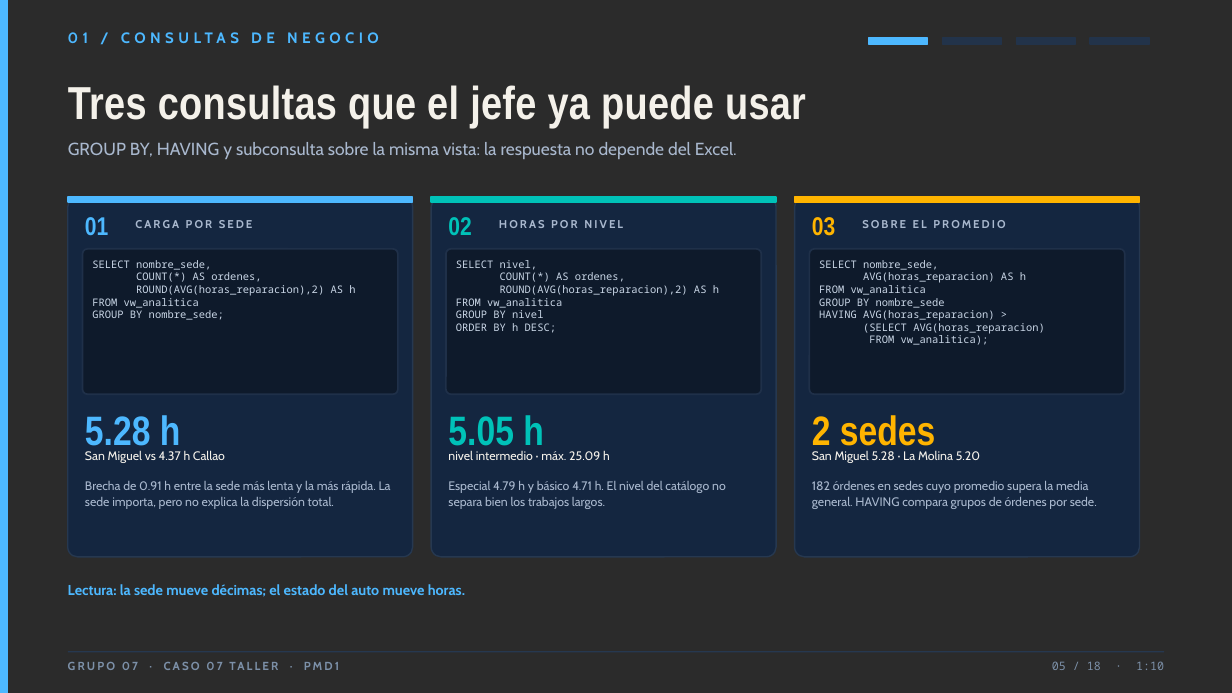
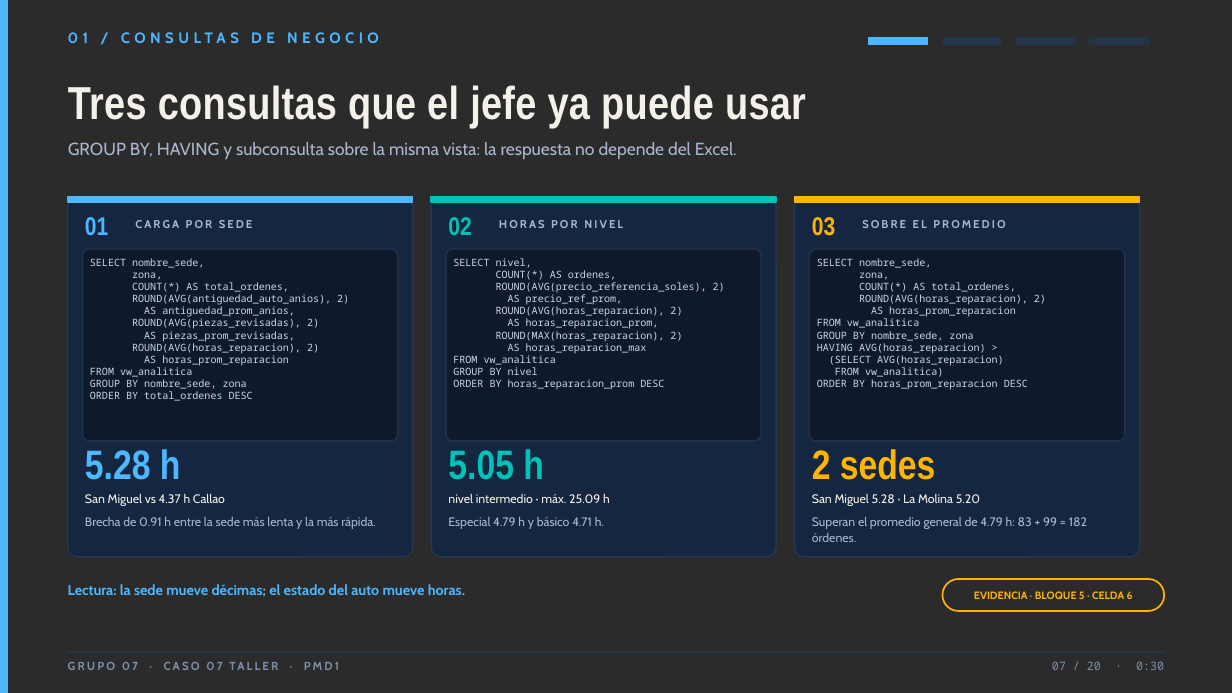
Before and after one commit to erickparionayauricasa6/TRABAJO_FUNDAMENTOS, a slide deck: slide 7 of PMD1_Semana08_Grupo07_Caso07_Taller_Presentacion.pptx (slide 5 before the commit). Drawn at 1232x693 pixels with LibreOffice and Linux fonts; fonts in the diff are those of the drawing; background and template pictures are left out; a plain dark background stands for a picture behind light text. Boxes give left, top, right and bottom in pixels: in the first picture for what was removed or moved away, otherwise in the second. Text is boxed around its words. In the diff, an @@ line names an element or a change of style, - is before the commit and + after.

Commit message:
Deja una sola presentacion: version v2 con el nombre original

```diff
--- a/PMD1_Semana08_Grupo07_Caso07_Taller_Presentacion.pptx
+++ b/PMD1_Semana08_Grupo07_Caso07_Taller_Presentacion.pptx
@@ rounded rectangle: place and size @@
-rounded rectangle at bbox=[83, 249, 398, 394]
+rounded rectangle at bbox=[83, 249, 398, 441]
@@ text at bbox=[90, 258, 204, 377]: size 6.1 to 5.9 pt in "SELECT nombre_sede,", "FROM vw_analitica"; line spacing 7.4pt to 1 @@
@@ rounded rectangle: place and size @@
-rounded rectangle at bbox=[446, 249, 761, 394]
+rounded rectangle at bbox=[446, 249, 761, 441]
@@ text at bbox=[453, 258, 616, 375]: size 6.1 to 5.9 pt in "SELECT nivel,", "COUNT(*) AS ordenes,", "FROM vw_analitica", "GROUP BY nivel"; line spacing 7.4pt to 1 @@
@@ rounded rectangle: place and size @@
-rounded rectangle at bbox=[809, 249, 1125, 394]
+rounded rectangle at bbox=[809, 249, 1125, 441]
@@ text at bbox=[817, 258, 1004, 366]: size 6.1 to 5.9 pt in "SELECT nombre_sede,", "FROM vw_analitica", "HAVING AVG(horas_reparacion) >", "(SELECT AVG(horas_reparacion)"; line spacing 7.4pt to 1 @@
@@ text at bbox=[132, 272, 349, 366]: text changed; size 6.1 to 5.9 pt @@
-COUNT(*) AS ordenes,
-ROUND(AVG(horas_reparacion),2) AS h
+zona,
+COUNT(*) AS total_ordenes,
+ROUND(AVG(antiguedad_auto_anios), 2)
+AS antiguedad_prom_anios,
+ROUND(AVG(piezas_revisadas), 2)
+AS piezas_prom_revisadas,
+ROUND(AVG(horas_reparacion), 2)
+AS horas_prom_reparacion
@@ text at bbox=[496, 282, 725, 353]: text changed; size 6.1 to 5.9 pt @@
-ROUND(AVG(horas_reparacion),2) AS h
+ROUND(AVG(precio_referencia_soles), 2)
+AS precio_ref_prom,
+ROUND(AVG(horas_reparacion), 2)
+AS horas_reparacion_prom,
+ROUND(MAX(horas_reparacion), 2)
+AS horas_reparacion_max
@@ text at bbox=[859, 272, 1046, 317]: text changed; size 6.1 to 5.9 pt @@
-AVG(horas_reparacion) AS h
+zona,
+COUNT(*) AS total_ordenes,
+ROUND(AVG(horas_reparacion), 2)
+AS horas_prom_reparacion
@@ text at bbox=[817, 331, 973, 341]: text changed; size 6.1 to 5.9 pt @@
-GROUP BY nombre_sede
+GROUP BY nombre_sede, zona
@@ text at bbox=[90, 379, 253, 401]: text changed; size 6.1 to 5.9 pt @@
-GROUP BY nombre_sede;
+GROUP BY nombre_sede, zona
+ORDER BY total_ordenes DESC
@@ text at bbox=[453, 379, 664, 390]: text changed; size 6.1 to 5.9 pt @@
-ORDER BY h DESC;
+ORDER BY horas_reparacion_prom DESC
@@ text at bbox=[817, 367, 1028, 390]: text changed; size 6.1 to 5.9 pt @@
-FROM vw_analitica);
+FROM vw_analitica)
+ORDER BY horas_prom_reparacion DESC
@@ 3 texts: place and size @@
-3 texts at bbox=[85, 415, 935, 452]
+3 texts at bbox=[85, 449, 935, 480]
@@ 3 texts: place and size @@
-3 texts at bbox=[85, 450, 980, 463]
+3 texts at bbox=[85, 493, 980, 506]
@@ text at bbox=[85, 517, 375, 529]: text changed @@
-Brecha de 0.91 h entre la sede más lenta y la más rápida. La sede importa, pero no explica la dispersión total.
+Brecha de 0.91 h entre la sede más lenta y la más rápida.
@@ text at bbox=[448, 517, 604, 529]: text changed @@
-Especial 4.79 h y básico 4.71 h. El nivel del catálogo no separa bien los trabajos largos.
+Especial 4.79 h y básico 4.71 h.
@@ text at bbox=[812, 517, 1087, 542]: text changed @@
-182 órdenes en sedes cuyo promedio supera la media general. HAVING compara grupos de órdenes por sede.
+Superan el promedio general de 4.79 h: 83 + 99 = 182 órdenes.
@@ rounded rectangle added at bbox=[942, 579, 1164, 611], outline #FFB400 1 pt, 6.2 pt, text #FFB400, bold @@
+EVIDENCIA · BLOQUE 5 · CELDA 6
@@ text at bbox=[1052, 661, 1164, 670]: text changed @@
-05 / 18 · 1:10
+07 / 20 · 0:30
```
Also in this commit, not shown: 19 other slides changed, 3 slides added, 2 other files.
